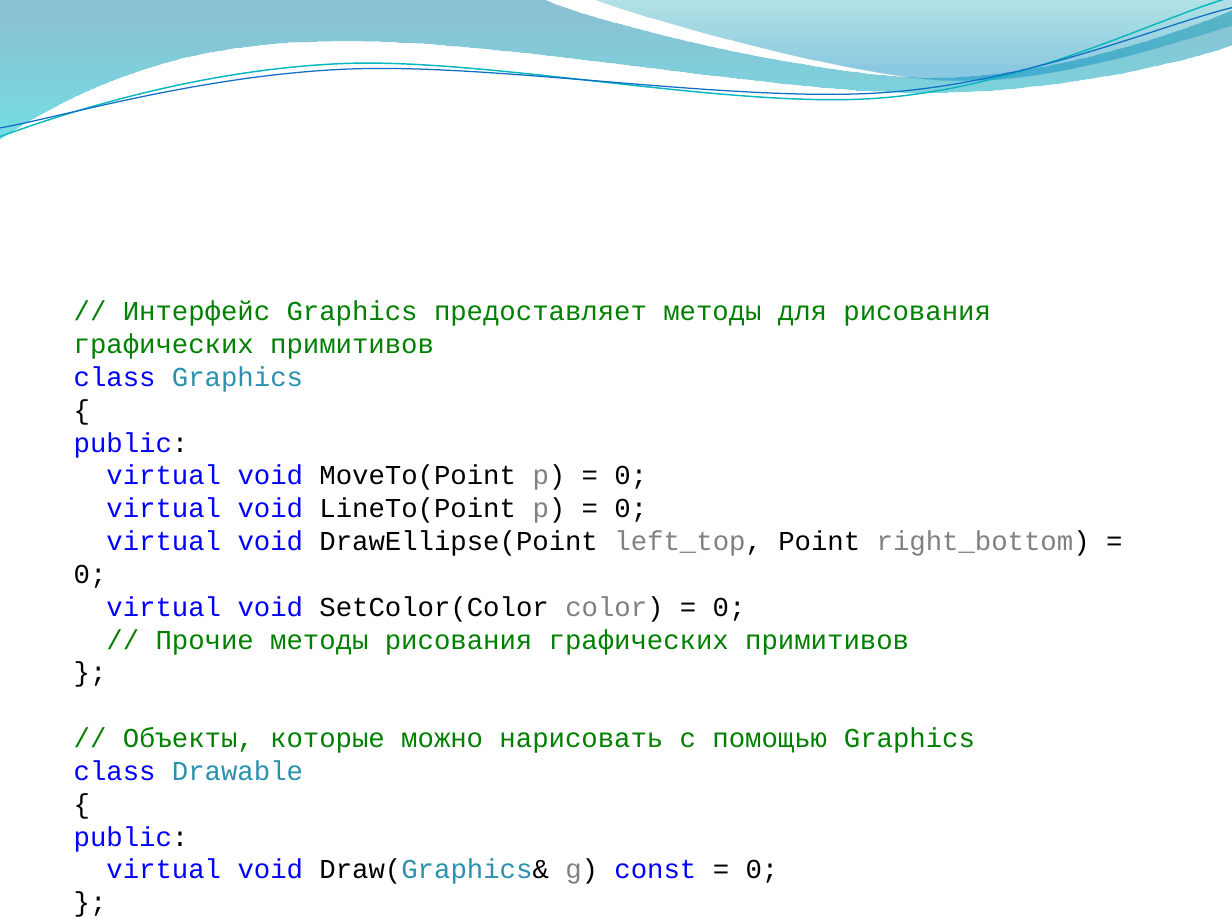
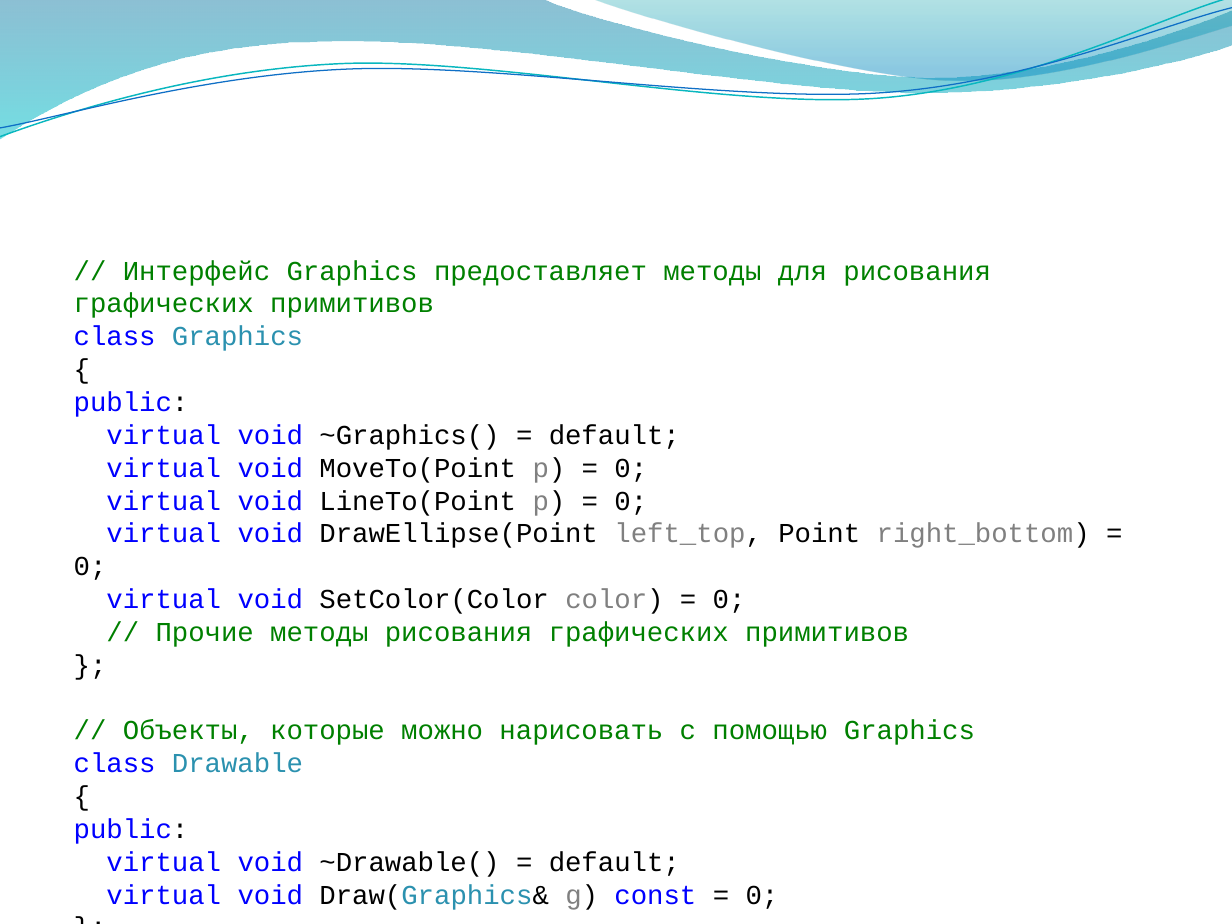
Before and after one commit to alexey-malov/oop, a slide deck: slide 90 of lectures/03/Наследование и полиморфизм.pptx. Drawn at 1232x924 pixels with LibreOffice and Linux fonts; fonts in the diff are those of the drawing; background and template pictures are left out. Boxes give left, top, right and bottom in pixels: in the first picture for what was removed or moved away, otherwise in the second. Text is boxed around its words. In the diff, an @@ line names an element or a change of style, - is before the commit and + after.

```diff
--- a/lectures/03/Наследование и полиморфизм.pptx
+++ b/lectures/03/Наследование и полиморфизм.pptx
@@ text "// Интерфейс Graphics предоставляет методы ...": place and size @@
-text "// Интерфейс Graphics предоставляет методы ..." at <box>74,301,1090,884</box>
+text "// Интерфейс Graphics предоставляет методы ..." at <box>74,260,1090,910</box>
@@ text at <box>106,425,680,450</box>: paragraph added @@
+virtual void ~Graphics() = default;
@@ text at <box>106,851,680,877</box>: paragraph added @@
+virtual void ~Drawable() = default;
```
Also in this commit, not shown: 2 other slides changed, 5 slides added, 3 slides removed, 1 other file.
